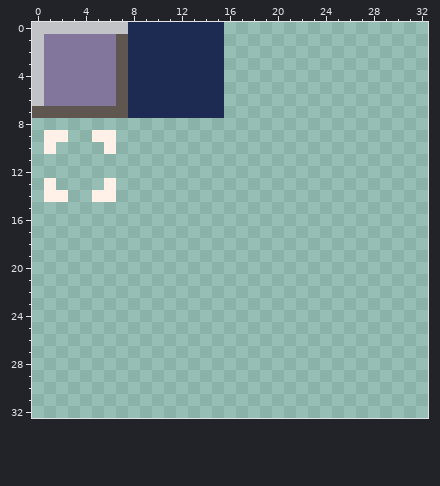
Pixel-art file: assets/tilesheet/tilesheet.ase. Above is the file before it was changed.
64x64 pixels, 1 frame. Shown: x 0..32, y 0..32.
The result:
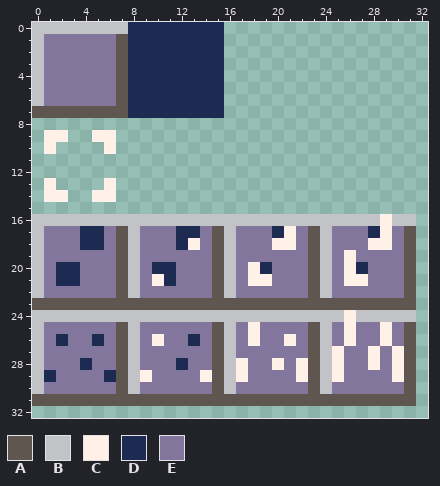
Palette (. is transparent): A #5f574f  B #c2c3c7  C #fff1e8  D #1d2b53  E #83769c
Change:
@@ x 0..32 @@
 15 .................................
-16 .................................
-17 .................................
-18 .................................
-19 .................................
-20 .................................
-21 .................................
-22 .................................
-23 .................................
-24 .................................
-25 .................................
-26 .................................
-27 .................................
-28 .................................
-29 .................................
-30 .................................
-31 .................................
+16 BBBBBBBBBBBBBBBBBBBBBBBBBBBBBCBB.
+17 BEEEDDEABEEEDDEABEEEDCEABEEEDCEA.
+18 BEEEDDEABEEEDCEABEEECCEABEEECCEA.
+19 BEEEEEEABEEEEEEABEEEEEEABECEEEEA.
+20 BEDDEEEABEDDEEEABECDEEEABECDEEEA.
+21 BEDDEEEABECDEEEABECCEEEABECCEEEA.
+22 BEEEEEEABEEEEEEABEEEEEEABEEEEEEA.
+23 AAAAAAAAAAAAAAAAAAAAAAAAAAAAAAAA.
+24 BBBBBBBBBBBBBBBBBBBBBBBBBBCBBBBB.
+25 BEEEEEEABEEEEEEABECEEEEABECEECEA.
+26 BEDEEDEABECEEDEABECEECEABECEECEA.
+27 BEEEEEEABEEEEEEABEEEEEEABCEECECA.
+28 BEEEDEEABEEEDEEABCEECECABCEECECA.
+29 BDEEEEDABCEEEECABCEEEECABCEEEECA.
+30 BEEEEEEABEEEEEEABEEEEEEABEEEEEEA.
+31 AAAAAAAAAAAAAAAAAAAAAAAAAAAAAAAA.
 32 .................................
Where, in picture pixels (left, top, right, bottom), the same in both pictures:
added: (32, 214, 416, 406)
